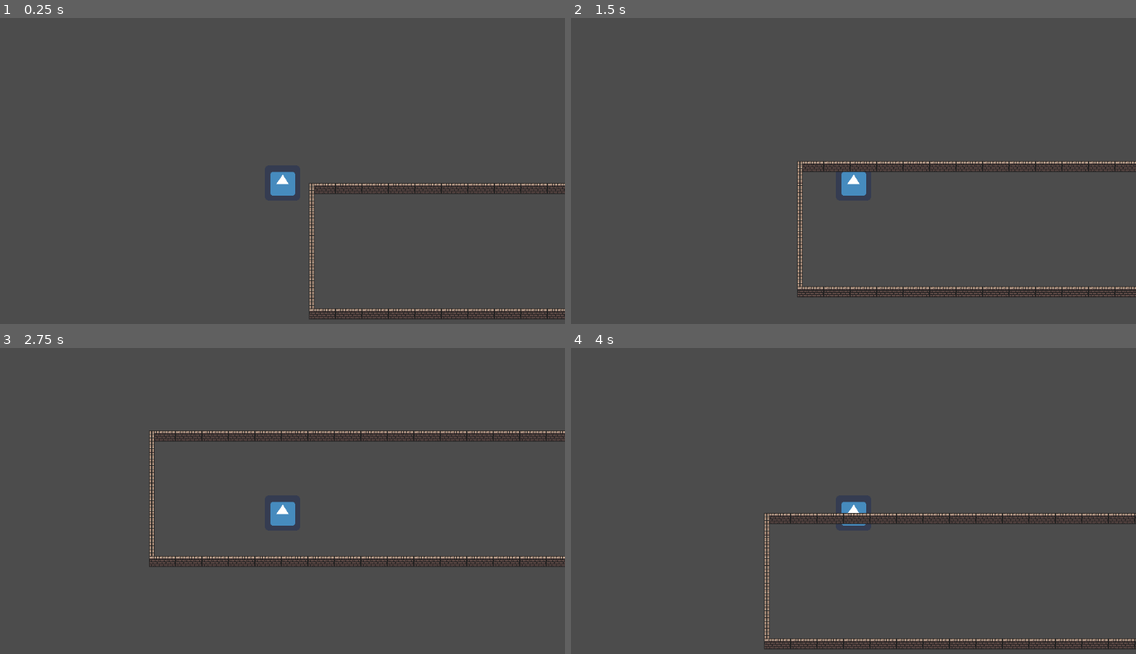
Above: before the commit, frames 1-4 (two rows, left to right).
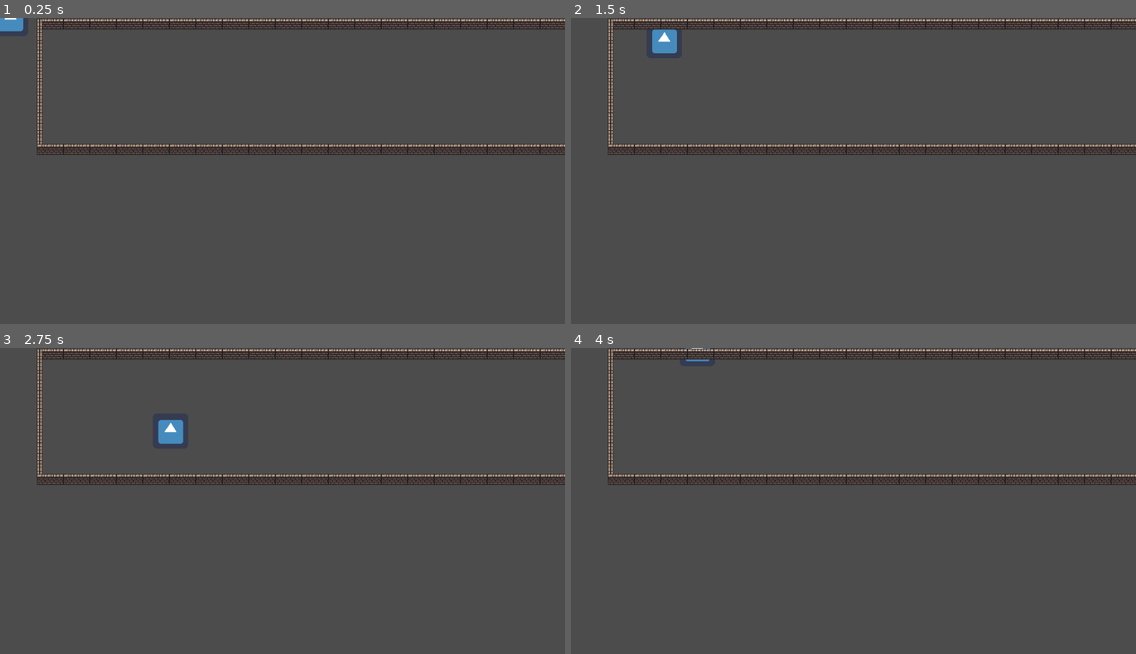
Above: after the commit, the same moments.

Repository: Aki-vito/ESCAPE
Game: Godot game, scene res://LVL 1.tscn
Same seed, same stepped clock (60 frames per second), same inputs: the game is played once before the commit and once after it. The engine's default icon, where the game draws it, is replaced by a stand-in: a white triangle on a blue panel in a dark square.
Inputs:
- Up to frame 1 (0.25 s): no input
- Up to frame 2 (1.5 s): tap Enter at 0.5 s; hold D (right) 0.53-1.28 s; hold S (down) from 1.28 s (still down)
- Up to frame 3 (2.75 s): release S (down) at 2.03 s; hold D (right) from 2.03 s (still down)
- Up to frame 4 (4 s): release D (right) at 2.78 s; hold Up (up) 2.78-3.53 s; hold A (left) from 3.53 s (still down)

The runs differ from the first frame. In frame 1, 7.9% of the frame differs, in the area x 0-100%, y 0-99%; in frame 2, 8.7%; in frame 3, 9.2%, in the area x 6-100%, y 0-72%; in frame 4, 8.5%.

Commit message:
auto

Diff:
--- a/LVL 1.tscn
+++ b/LVL 1.tscn
@@ -92,9 +92,6 @@
 [node name="CollisionShape2D" type="CollisionShape2D" parent="KinematicBody2D"]
 shape = SubResource( 1 )
 
-[node name="Camera2D" type="Camera2D" parent="KinematicBody2D"]
-current = true
-
 [node name="TileMap" type="TileMap" parent="."]
 tile_set = SubResource( 2 )
 cell_size = Vector2( 48, 19 )
